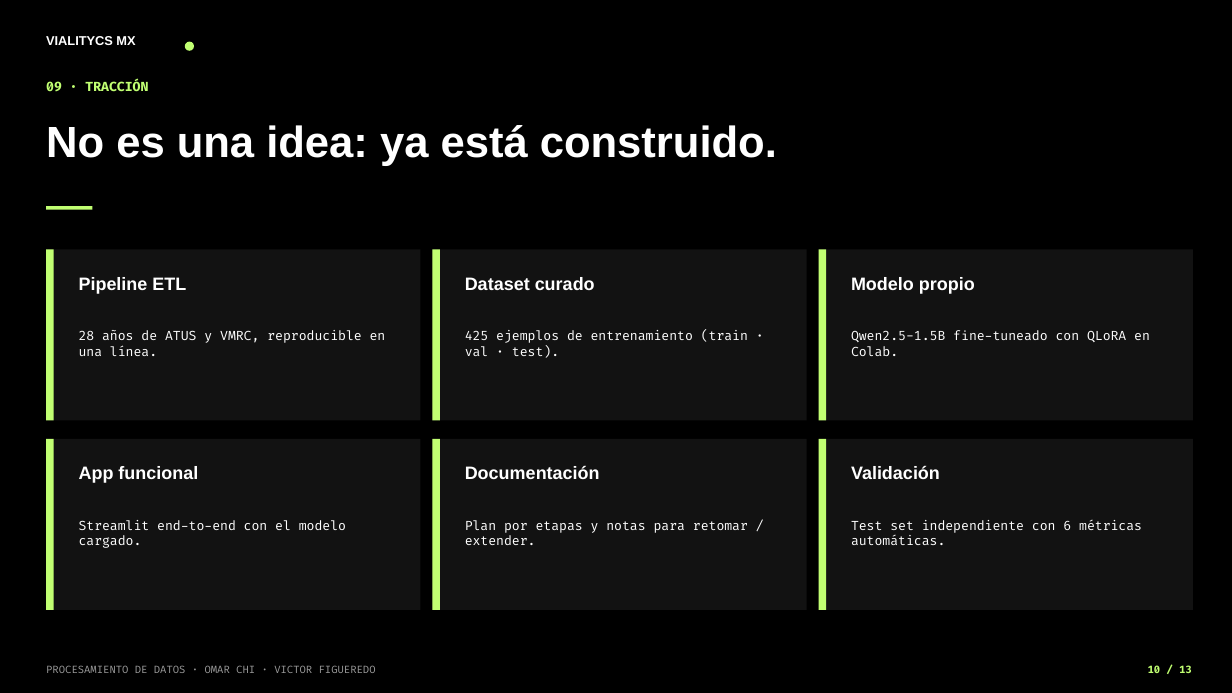
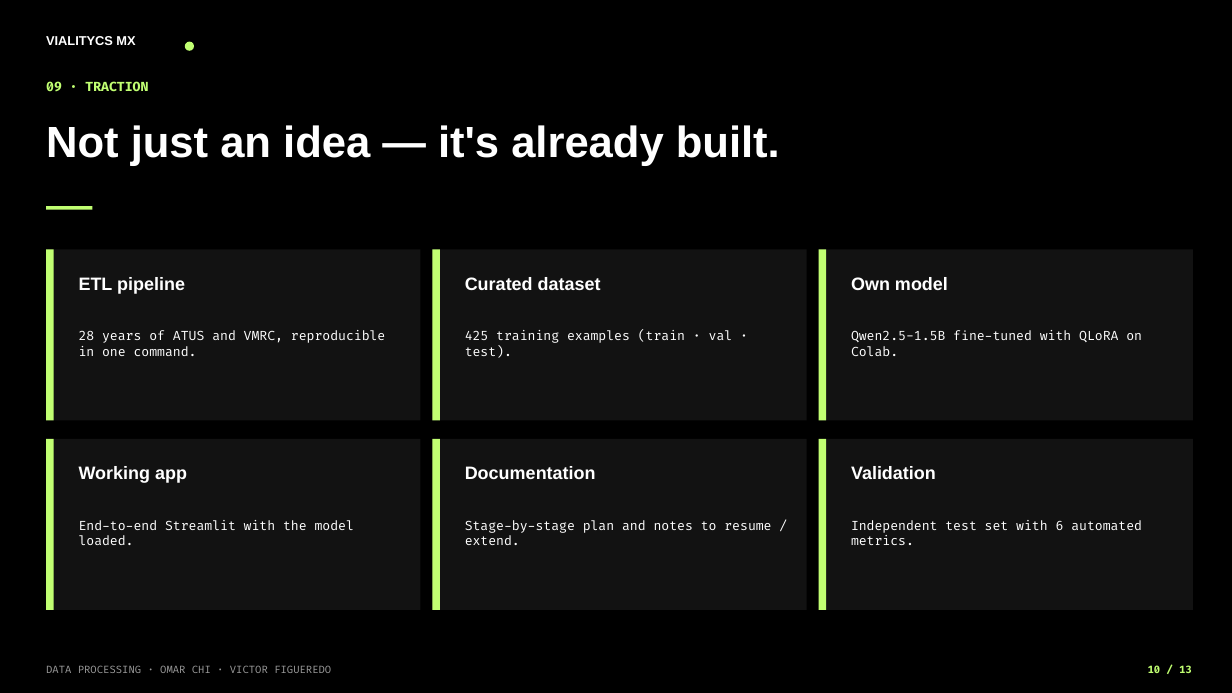
Before and after one commit to omarchii/inegi, a slide deck: slide 10 of reports/presentacion_vialitycs_mx.pptx. Drawn at 1232x693 pixels with LibreOffice and Linux fonts; fonts in the diff are those of the drawing. Boxes give left, top, right and bottom in pixels: in the first picture for what was removed or moved away, otherwise in the second. Text is boxed around its words. In the diff, an @@ line names an element or a change of style, - is before the commit and + after.

```diff
--- a/reports/presentacion_vialitycs_mx.pptx
+++ b/reports/presentacion_vialitycs_mx.pptx
@@ text at (46,81,148,92): text changed @@
-09 · TRACCIÓN
+09 · TRACTION
@@ text at (46,125,780,166): text changed @@
-No es una idea: ya está construido.
+Not just an idea — it's already built.
@@ text at (79,277,185,294): text changed @@
-Pipeline ETL
+ETL pipeline
@@ text at (465,277,601,290): text changed @@
-Dataset curado
+Curated dataset
@@ text at (851,277,948,290): text changed @@
-Modelo propio
+Own model
@@ text at (79,330,385,356): text changed @@
-28 años de ATUS y VMRC, reproducible en una línea.
+28 years of ATUS and VMRC, reproducible in one command.
@@ text at (465,330,733,358): text changed @@
-425 ejemplos de entrenamiento (train · val · test).
+425 training examples (train · val · test).
@@ text at (851,330,1142,356): text changed @@
-Qwen2.5-1.5B fine-tuneado con QLoRA en Colab.
+Qwen2.5-1.5B fine-tuned with QLoRA on Colab.
@@ text at (79,466,187,483): text changed @@
-App funcional
+Working app
@@ text at (465,466,596,479): text changed @@
-Documentación
+Documentation
@@ text at (851,466,936,479): text changed @@
-Validación
+Validation
@@ text at (79,520,354,545): text changed @@
-Streamlit end-to-end con el modelo cargado.
+End-to-end Streamlit with the model loaded.
@@ text at (465,520,771,545): text changed @@
-Plan por etapas y notas para retomar / extender.
+Stage-by-stage plan and notes to resume / extend.
@@ text at (851,520,1142,545): text changed @@
-Test set independiente con 6 métricas automáticas.
+Independent test set with 6 automated metrics.
@@ text at (46,665,331,673): text changed @@
-PROCESAMIENTO DE DATOS · OMAR CHI · VICTOR FIGUEREDO
+DATA PROCESSING · OMAR CHI · VICTOR FIGUEREDO
```
Also in this commit, not shown: 11 other slides changed, 1 slide added, 1 slide removed, 1 other file.
